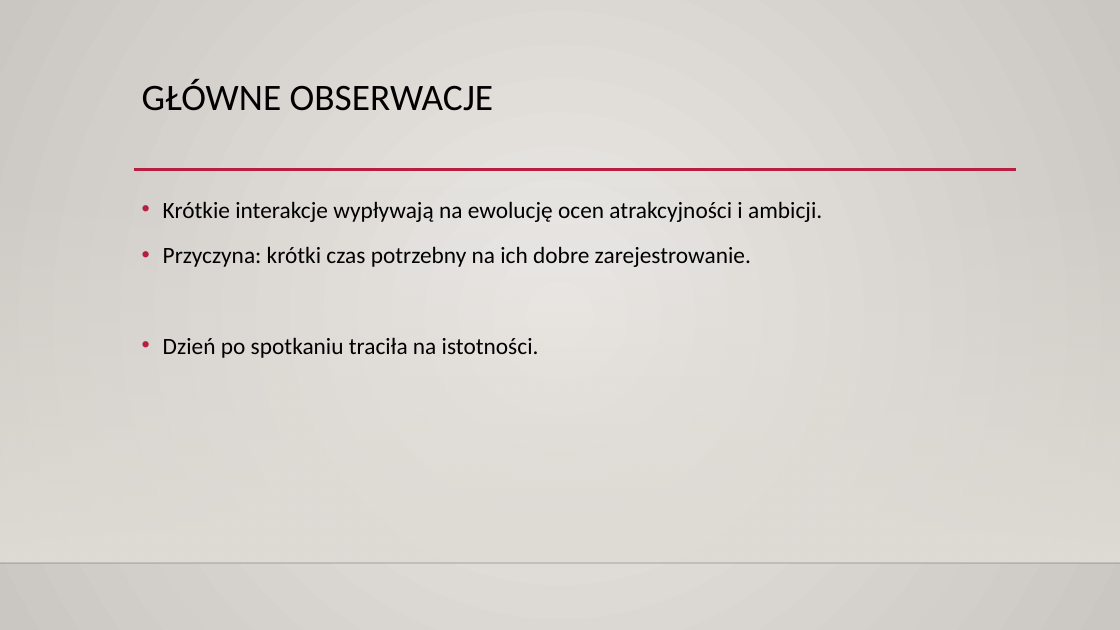
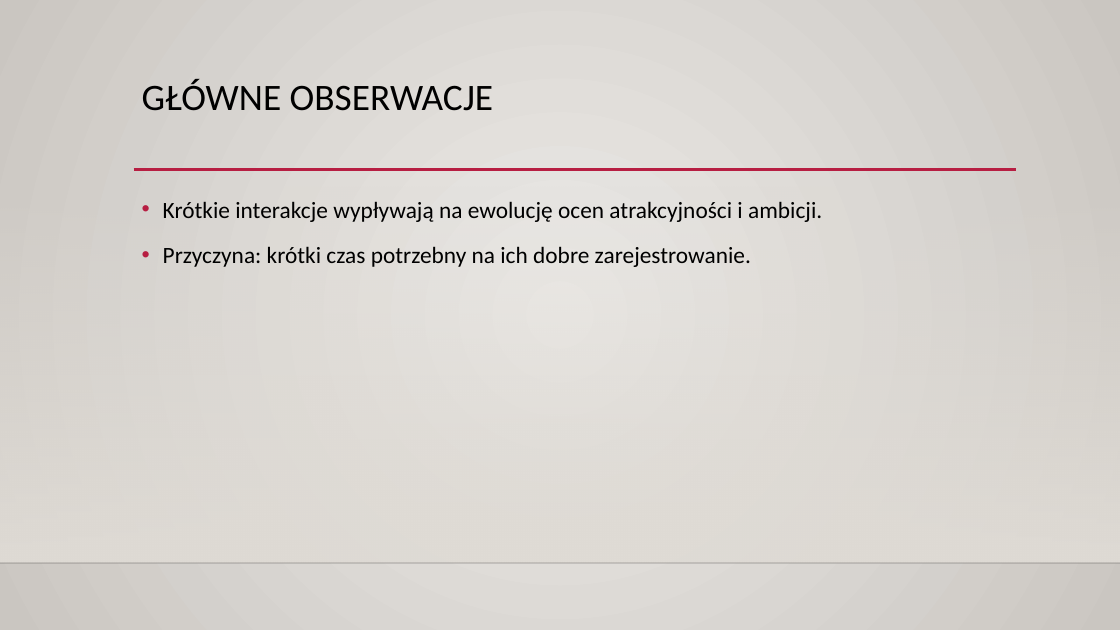
Before and after one commit to JakubBron/ed, a slide deck: slide 8 of Prezentacja.pptx. Drawn at 1120x630 pixels with LibreOffice and Linux fonts; fonts in the diff are those of the drawing; background and template pictures are left out. Boxes give left, top, right and bottom in pixels: in the first picture for what was removed or moved away, otherwise in the second. Text is boxed around its words. In the diff, an @@ line names an element or a change of style, - is before the commit and + after.

```diff
--- a/Prezentacja.pptx
+++ b/Prezentacja.pptx
@@ text at [163,337,539,358]: paragraph removed @@
-• Dzień po spotkaniu traciła na istotności.
```
Also in this commit, not shown: 1 other file.
